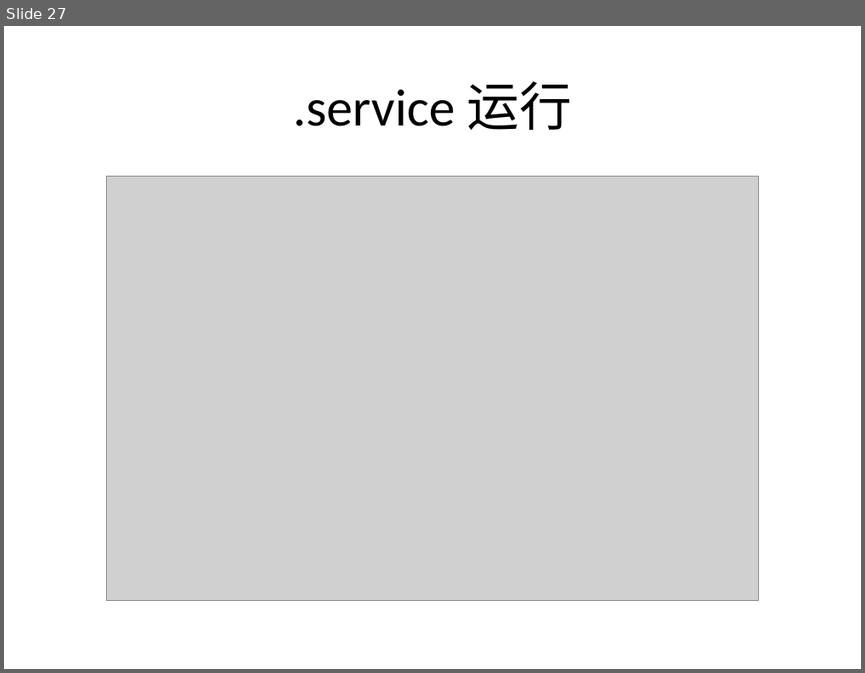
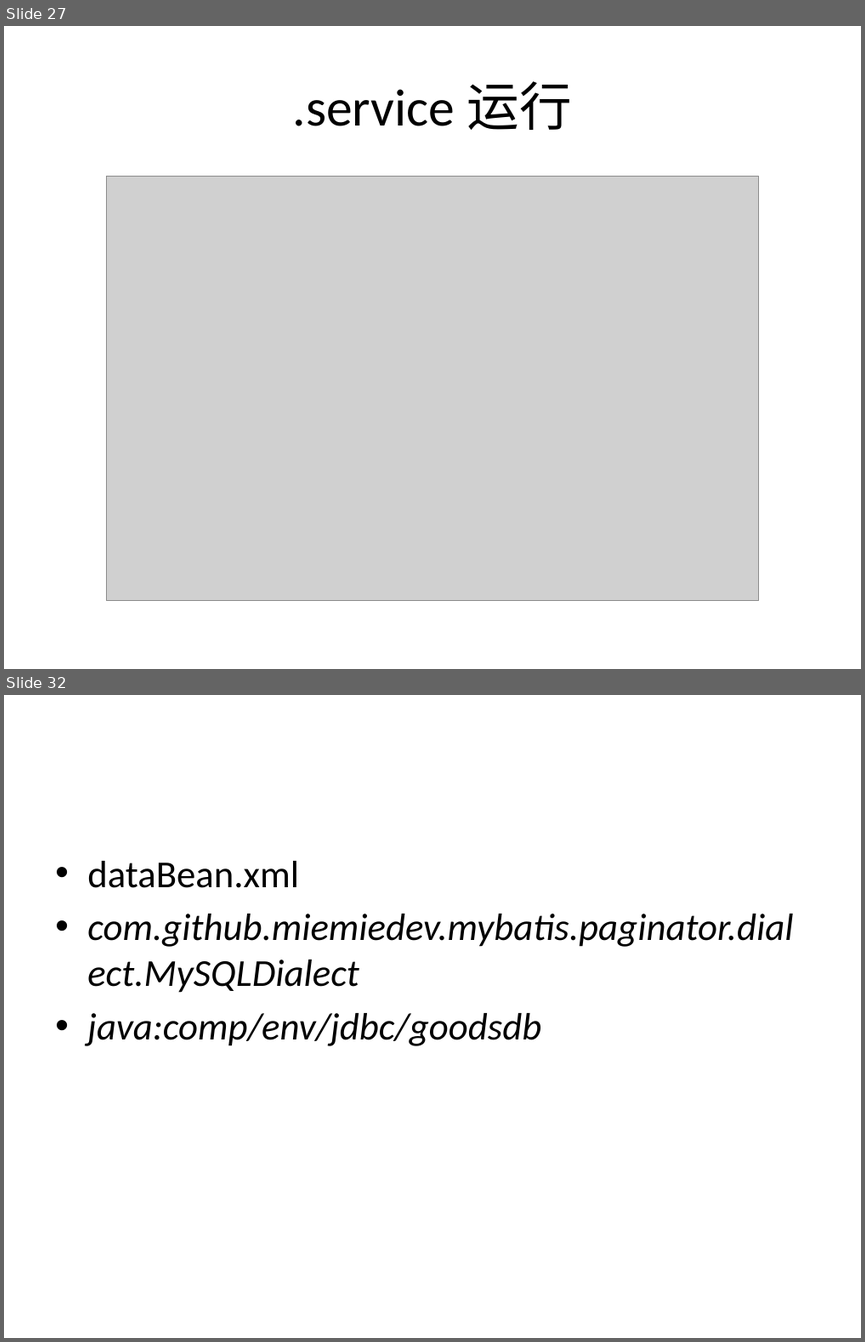
Before and after one commit to fc13240/liusydoc, a slide deck: 开发部署一体化PPT/创建工程步骤.pptx. Shown one above the other, each under a label of ours: slide 27 before the commit, slides 27 and 32 after it; the slides between them are not shown. The pictures are 865x673 and 865x1342 pixels, drawn with LibreOffice and Linux fonts; fonts in the diff are those of the drawing; grey boxes stand for pictures. Boxes give left, top, right and bottom in pixels: in the first picture for what was removed or moved away, otherwise in the second. Text is boxed around its words. In the diff, an @@ line names an element or a change of style, - is before the commit and + after.

```diff
--- a/开发部署一体化PPT/创建工程步骤.pptx
+++ b/开发部署一体化PPT/创建工程步骤.pptx
@@ slide 32 added at [4, 695, 861, 1338], background #FFFFFF @@
@@ text added at [87, 861, 793, 1046], 32 pt, text #000000, italic @@
+• dataBean.xml
+• com.github.miemiedev.mybatis.paginator.dialect.MySQLDialect
+• java:comp/env/jdbc/goodsdb
```
Also in this commit, not shown: 5 other slides added, 4 other files.
